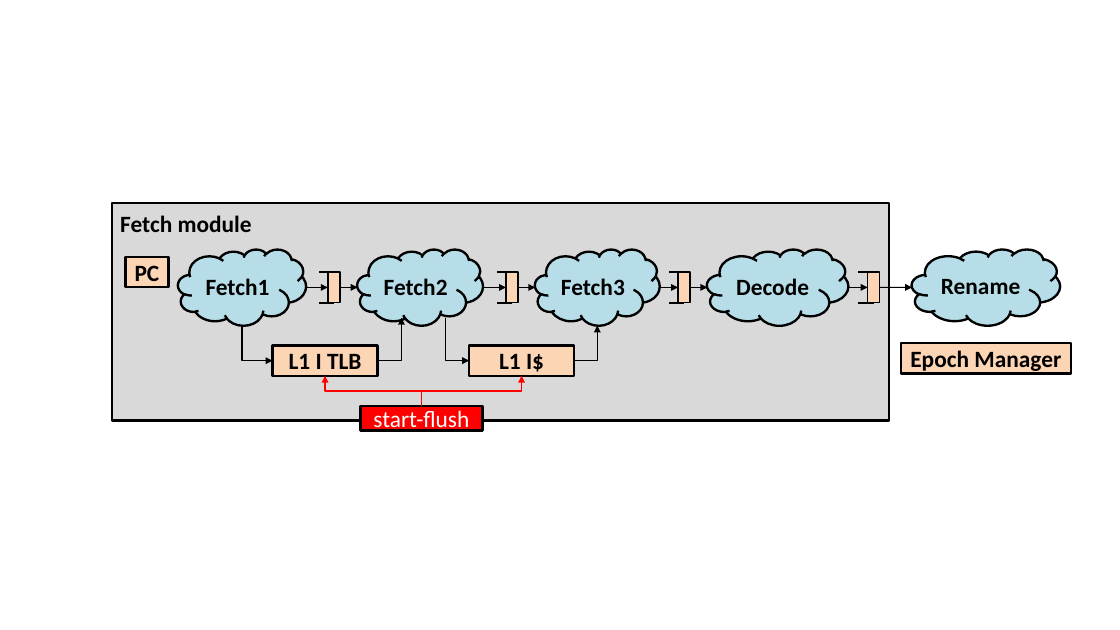
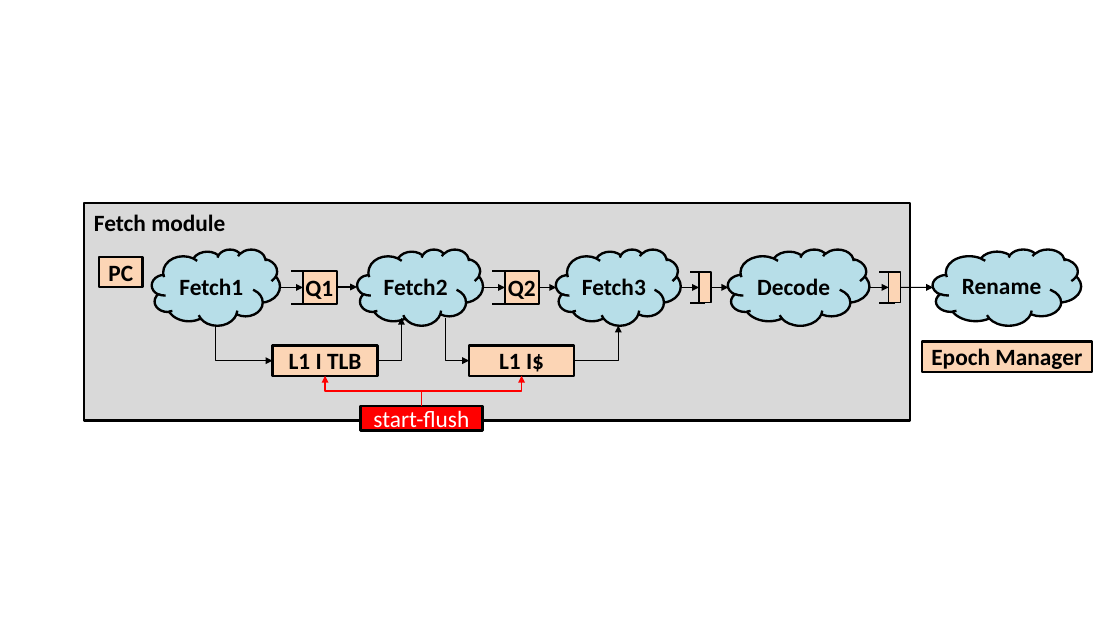
Before and after one commit to sizhuo-zhang/Micro_Top_Picks_2018, a slide deck: slide 24 of figs/riscy_figures.pptx. Drawn at 1120x630 pixels with LibreOffice and Linux fonts; fonts in the diff are those of the drawing. Boxes give left, top, right and bottom in pixels: in the first picture for what was removed or moved away, otherwise in the second. Text is boxed around its words. In the diff, an @@ line names an element or a change of style, - is before the commit and + after.

```diff
--- a/figs/riscy_figures.pptx
+++ b/figs/riscy_figures.pptx
@@ rectangle: place and size @@
-rectangle at [112, 203, 889, 421]
+rectangle at [84, 203, 910, 421]
@@ 1 rectangle, 1 cloud, 1 text, 1 arrow: place and size @@
-1 rectangle, 1 cloud, 1 text, 1 arrow at [120, 215, 328, 326]
+1 rectangle, 1 cloud, 1 text, 1 arrow at [94, 214, 303, 326]
@@ line moved from (334, 272) - (318, 272) to (320, 271) - (291, 271) @@
@@ rectangle: place and size @@
-rectangle at [328, 272, 339, 302]
+rectangle at [303, 271, 337, 304]
@@ text added at [305, 280, 333, 299], 20 pt, text #000000, bold @@
+Q1
@@ arrow moved from (339, 287) - (358, 287) to (332, 287) - (357, 287) @@
@@ line moved from (513, 272) - (497, 272) to (522, 271) - (492, 271) @@
@@ rectangle: place and size @@
-rectangle at [506, 272, 518, 302]
+rectangle at [505, 271, 539, 304]
@@ text added at [508, 280, 536, 299], 20 pt, text #000000, bold @@
+Q2
@@ 5 arrows, 4 lines, 3 clouds, 3 rectangles: place and size @@
-5 arrows, 4 lines, 3 clouds, 3 rectangles at [518, 250, 1071, 373]
+5 arrows, 4 lines, 3 clouds, 3 rectangles at [539, 250, 1092, 371]
@@ elbow arrow moved from (242, 325) - (272, 360) to (216, 325) - (272, 360) @@
@@ line moved from (334, 302) - (318, 302) to (320, 304) - (291, 304) @@
@@ line moved from (513, 302) - (497, 302) to (522, 304) - (492, 304) @@
@@ elbow arrow moved from (574, 360) - (597, 325) to (574, 360) - (618, 325) @@
```
Also in this commit, not shown: 1 other slide changed, 5 other files.
